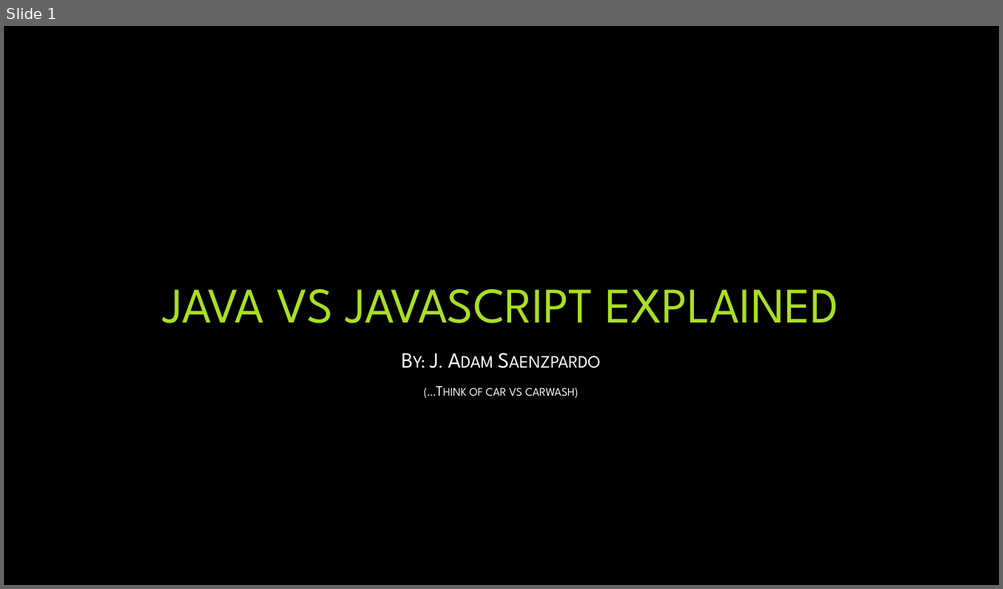
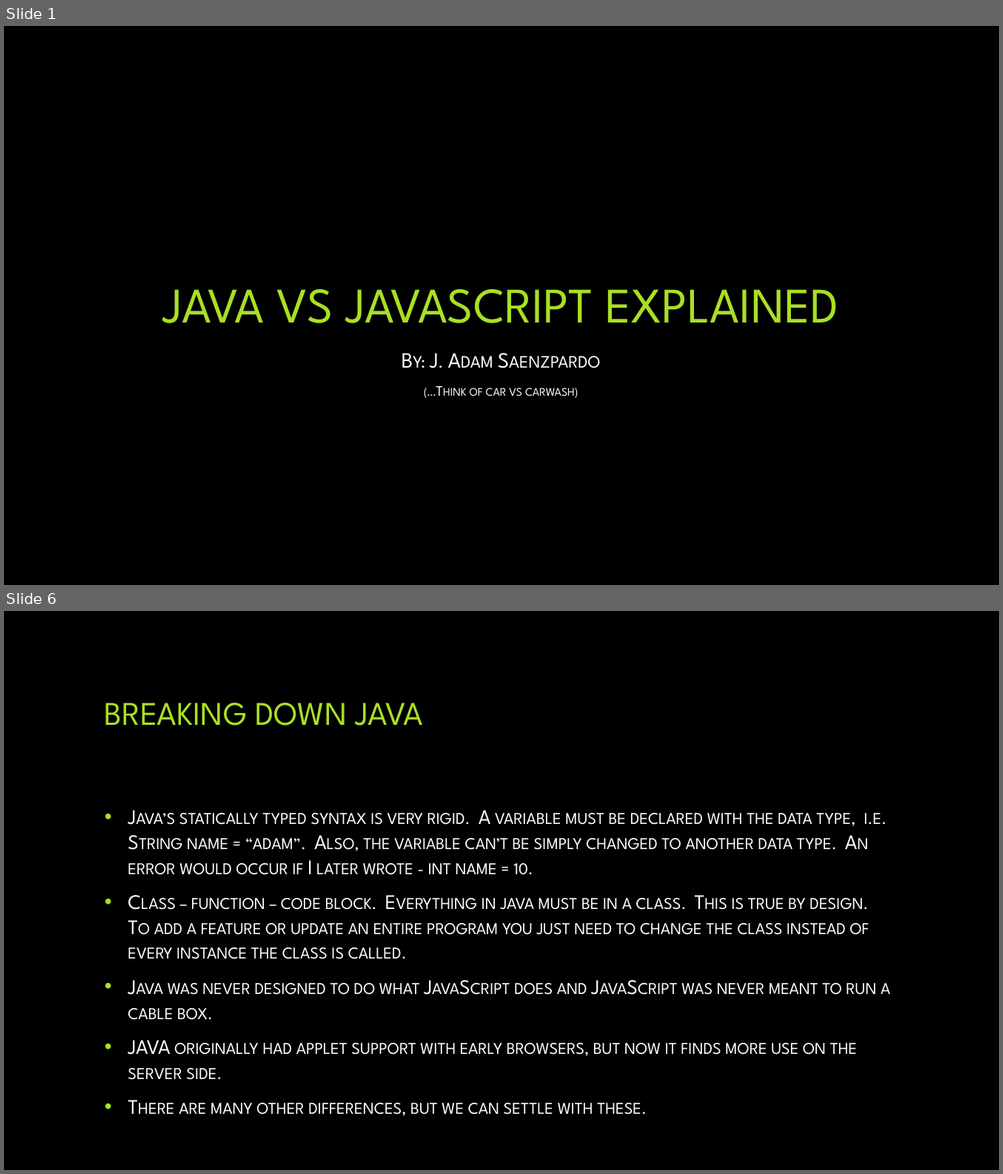
Before and after one commit to saenzpardo/WebDev, a slide deck: written_assignments/saenzpardo_Jesus_JavaScript_Presentation.pptx. Shown one above the other, each under a label of ours: slide 1 before the commit, slides 1 and 6 after it; the slides between them are not shown. The pictures are 1003x589 and 1003x1174 pixels, drawn with LibreOffice and Linux fonts; fonts in the diff are those of the drawing; background and template pictures are left out. Boxes give left, top, right and bottom in pixels: in the first picture for what was removed or moved away, otherwise in the second. Text is boxed around its words. In the diff, an @@ line names an element or a change of style, - is before the commit and + after.

Commit message:
Completed JAVA vs. JavaScript PPT

```diff
--- a/written_assignments/saenzpardo_Jesus_JavaScript_Presentation.pptx
+++ b/written_assignments/saenzpardo_Jesus_JavaScript_Presentation.pptx
@@ slide 6 added at [4,611,999,1170], background picture (left out) @@
@@ title added at [105,703,423,726], 32 pt, text #A9E023 @@
+BREAKING DOWN JAVA
@@ text added at [128,810,890,1116], 20 pt, text #FFFFFF, small capitals @@
+• Java’s statically typed syntax is very rigid. A variable must be declared with the data type, i.e. String name = “adam”. Also, the variable can’t be simply changed to another data type. An error would occur if I later wrote - int name = 10.
+• Class – function – code block. Everything in java must be in a class. This is true by design. To add a feature or update an entire program you just need to change the class instead of every instance the class is called.
+• Java was never designed to do what JavaScript does and JavaScript was never meant to run a cable box.
+• JAVA originally had applet support with early browsers, but now it finds more use on the server side.
+• There are many other differences, but we can settle with these.
```
Also in this commit, not shown: 1 slide changed, 7 other slides added, 2 other files.
